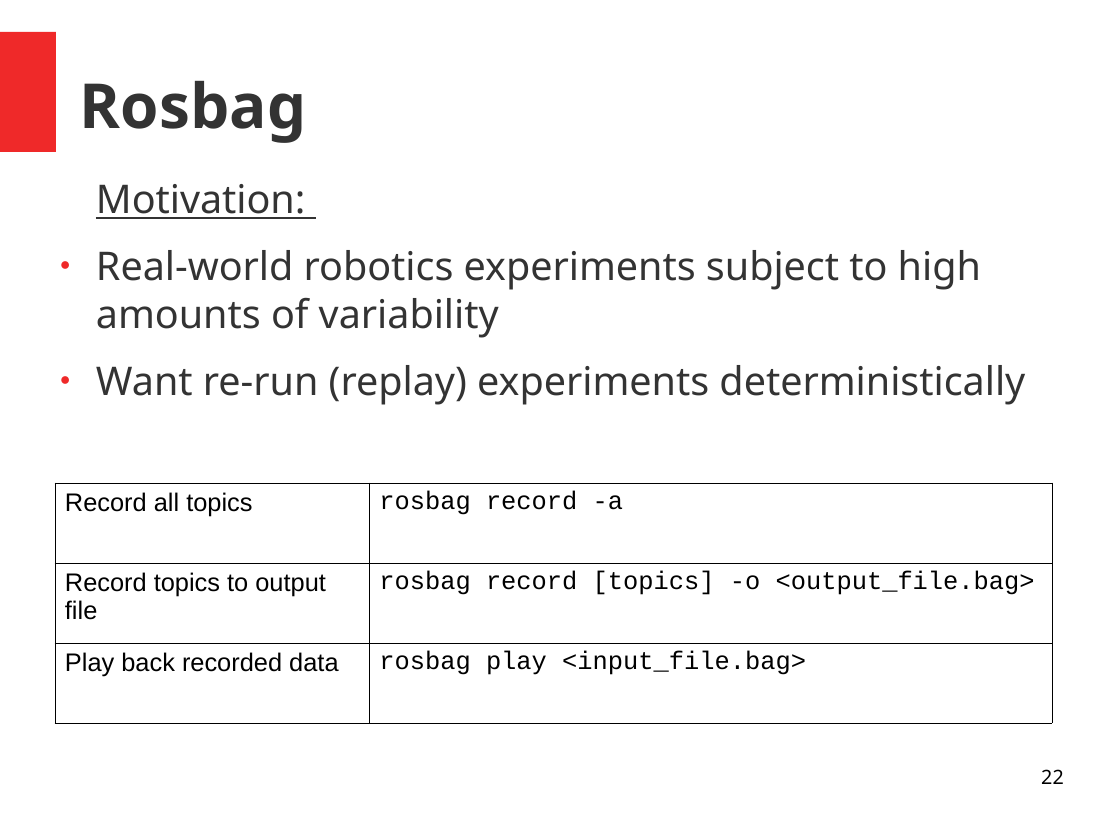
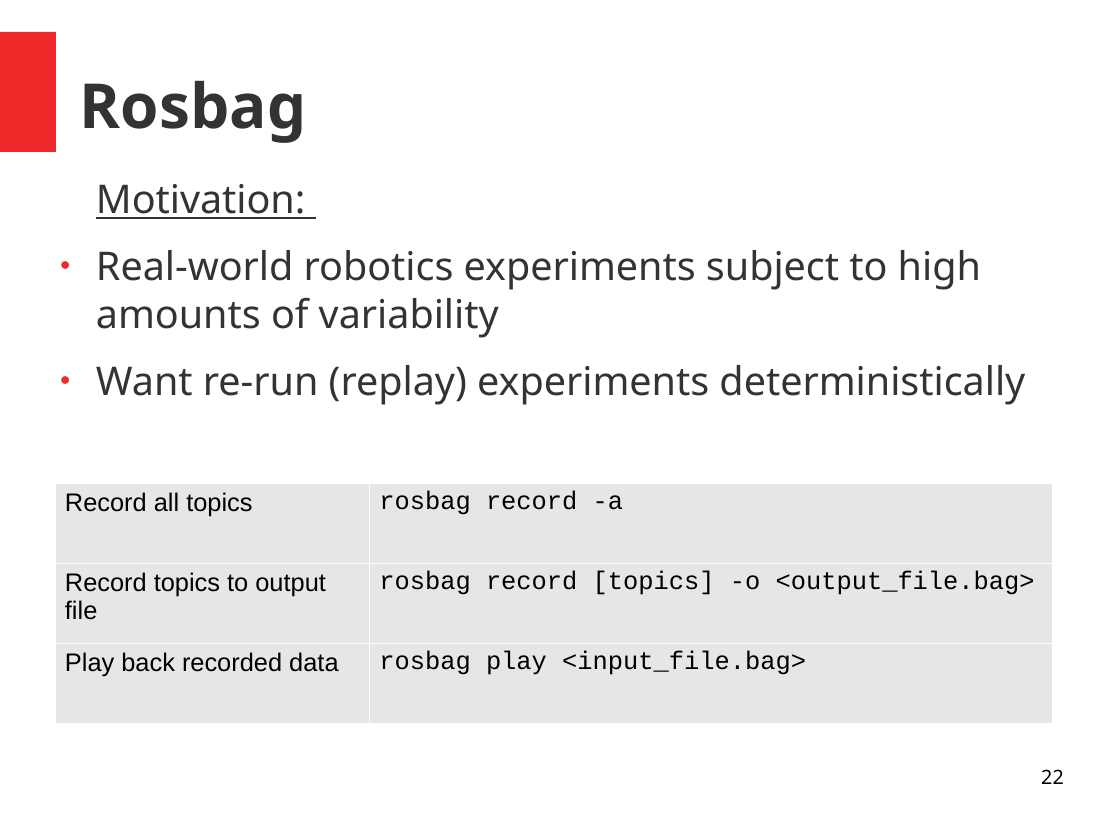
Before and after one commit to comp417-fall2019-tutorials/ros_tutorial, a slide deck: slide 22 of slides/Ros_Tutorial.odp. Drawn at 1120x840 pixels with LibreOffice and Linux fonts; fonts in the diff are those of the drawing; background and template pictures are left out. Boxes give left, top, right and bottom in pixels: in the first picture for what was removed or moved away, otherwise in the second. Text is boxed around its words. In the diff, an @@ line names an element or a change of style, - is before the commit and + after.

```diff
--- a/slides/Ros_Tutorial.odp
+++ b/slides/Ros_Tutorial.odp
@@ table at box(55, 483, 1052, 723) @@
@@ fill none to #E6E6E6 in 6 cells @@
@@ borders changed @@
```
Also in this commit, not shown: 7 other slides changed, 3 other files.
